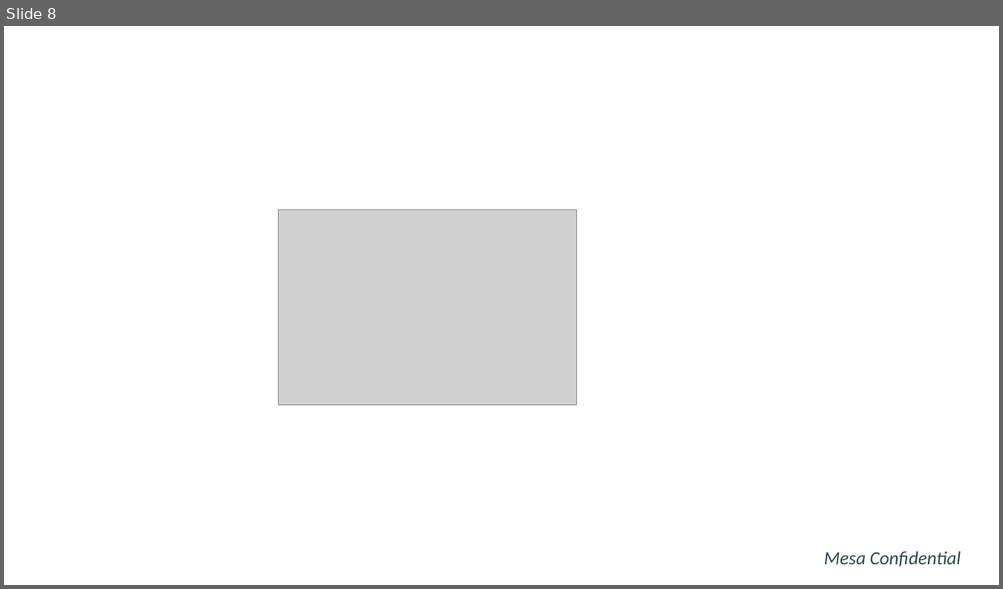
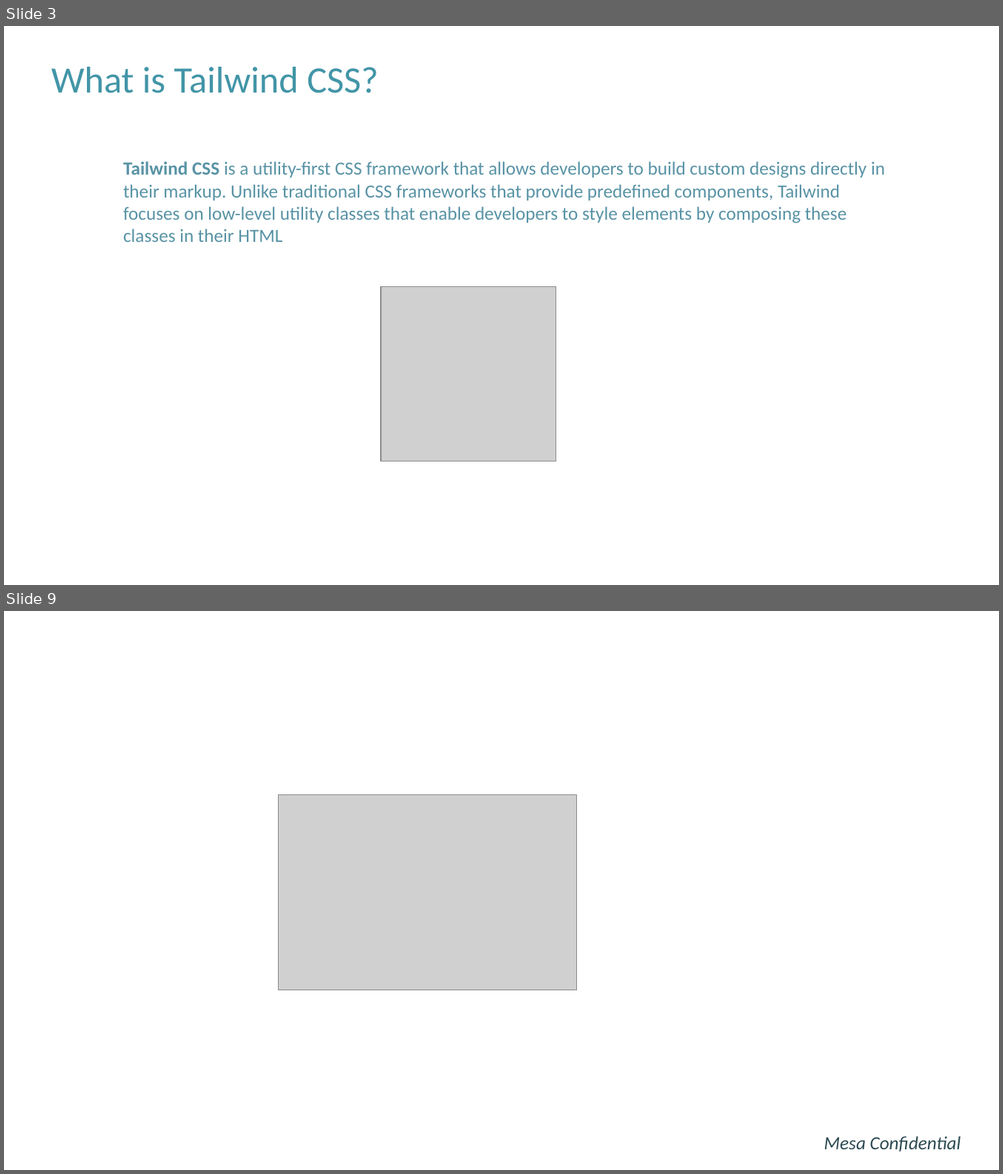
Before and after one commit to hunghpham/MVP-Application-Sensor-Telemetry-System, a slide deck: Power Point Slides/Tailwind vs Bootstrap.pptx. Shown one above the other, each under a label of ours: slide 8 before the commit, slides 3 and 9 after it; the slides between them are not shown. The pictures are 1003x589 and 1003x1174 pixels, drawn with LibreOffice and Linux fonts; fonts in the diff are those of the drawing; grey boxes stand for pictures; background and template pictures are left out. Boxes give left, top, right and bottom in pixels: in the first picture for what was removed or moved away, otherwise in the second. Text is boxed around its words. In the diff, an @@ line names an element or a change of style, - is before the commit and + after.

Commit message:
-Add updated and completed all power point slides for each technology used in the MVP project discussing their tradeoffs and benefit for us -Move sensor_simulator program into docker so everything runs at once when building docker compose, no need to run it after anymore -Update README.md file to have proper markdowns

```diff
--- a/Power Point Slides/Tailwind vs Bootstrap.pptx
+++ b/Power Point Slides/Tailwind vs Bootstrap.pptx
@@ slide 3 added at [4,26,999,585], background #FFFFFF @@
@@ title added at [51,67,378,93], 36 pt, text #4295A7 @@
+What is Tailwind CSS?
@@ text added at [123,161,885,242], 18 pt, text #5893A5 @@
+  Tailwind CSS is a utility-first CSS framework that allows developers to build custom designs directly in their markup. Unlike traditional CSS frameworks that provide predefined components, Tailwind focuses on low-level utility classes that enable developers to style elements by composing these classes in their HTML
@@ picture added at [381,287,555,462] @@
@@ what was slide 8 is now slide 9 @@
```
Also in this commit, not shown: 5 slides changed, 2 other slides added, 2 slides removed, 19 other files.
